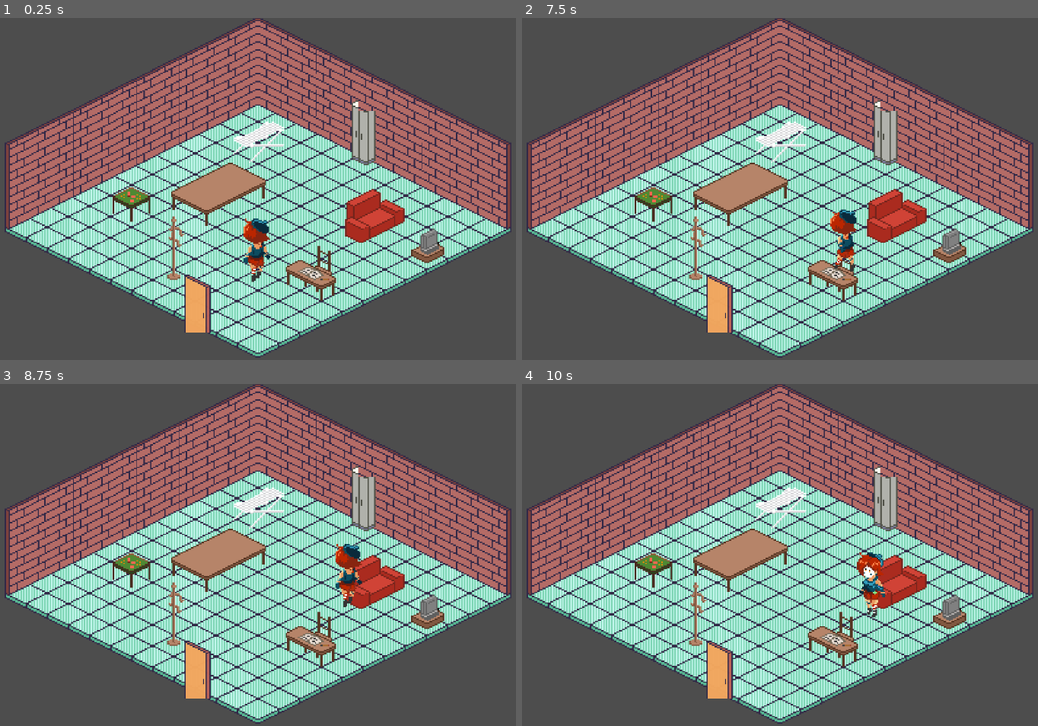
Above: before the commit, frames 1-4 (two rows, left to right).
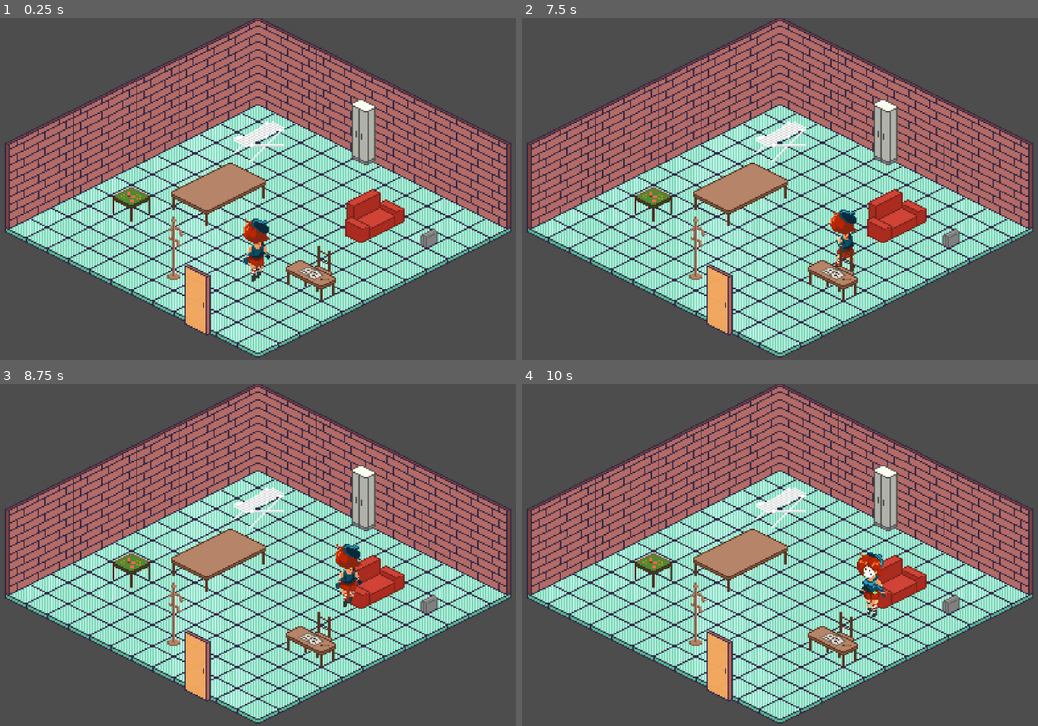
Above: after the commit, the same moments.

Repository: franco594/ProyectoTamaGame
Game: Godot game, scene res://Scenes/Mapa 1 - Entrada.tscn
Two runs of this game, one before a commit and one after it. Both use one fixed random seed, a clock stepped at 60 frames per second and the inputs below.
Inputs:
- Up to frame 1 (0.25 s): no input
- Up to frame 2 (7.5 s): tap Enter at 3.5 s
- Up to frame 3 (8.75 s): no input
- Up to frame 4 (10 s): no input

The runs differ from the first frame. In frame 1, 2.4% of the frame differs, in the area x 0-89%, y 23-93%; in frame 2, 2.5%; in frame 3, 2.4%; in frame 4, 2.4%.

Commit message:
Update Mapa 1 - Entrada.tscn

Diff:
--- a/tgp/Scenes/Mapa 1 - Entrada.tscn
+++ b/tgp/Scenes/Mapa 1 - Entrada.tscn
@@ -646,64 +646,84 @@
 
 [sub_resource type="TileSetAtlasSource" id="TileSetAtlasSource_ijpbq"]
 texture = ExtResource("1_kwa2v")
-texture_region_size = Vector2i(32, 64)
+texture_region_size = Vector2i(32, 80)
 8:0/0 = 0
 8:0/0/texture_origin = Vector2i(0, -8)
 8:0/0/z_index = 4
+8:0/0/custom_data_0 = true
 9:0/0 = 0
 9:0/0/texture_origin = Vector2i(0, -8)
 9:0/0/z_index = 4
+9:0/0/custom_data_0 = true
 10:0/0 = 0
 10:0/0/texture_origin = Vector2i(0, -8)
 10:0/0/z_index = 4
+10:0/0/custom_data_0 = true
 11:0/0 = 0
 11:0/0/texture_origin = Vector2i(0, -8)
 11:0/0/z_index = 4
+11:0/0/custom_data_0 = true
 12:0/0 = 0
 12:0/0/texture_origin = Vector2i(0, -8)
 12:0/0/z_index = 4
+12:0/0/custom_data_0 = true
 
 [sub_resource type="TileSetAtlasSource" id="TileSetAtlasSource_y4fso"]
 texture = ExtResource("3_iwsse")
 texture_region_size = Vector2i(32, 32)
 0:0/0 = 0
 0:0/0/z_index = 2
+0:0/0/custom_data_0 = true
 1:0/0 = 0
 1:0/0/z_index = 2
+1:0/0/custom_data_0 = true
 2:0/0 = 0
 2:0/0/z_index = 2
+2:0/0/custom_data_0 = true
 3:0/0 = 0
 3:0/0/z_index = 2
+3:0/0/custom_data_0 = true
 4:0/0 = 0
 4:0/0/z_index = 2
+4:0/0/custom_data_0 = true
 5:0/0 = 0
 5:0/0/z_index = 2
+5:0/0/custom_data_0 = true
 0:1/0 = 0
 0:1/0/z_index = 2
+0:1/0/custom_data_0 = true
 1:1/0 = 0
 1:1/0/z_index = 2
+1:1/0/custom_data_0 = true
 2:1/0 = 0
 2:1/0/z_index = 2
+2:1/0/custom_data_0 = true
 3:1/0 = 0
 3:1/0/z_index = 2
+3:1/0/custom_data_0 = true
 4:1/0 = 0
 4:1/0/z_index = 2
+4:1/0/custom_data_0 = true
 5:1/0 = 0
 5:1/0/z_index = 2
+5:1/0/custom_data_0 = true
 0:2/0 = 0
 0:2/0/z_index = 2
+0:2/0/custom_data_0 = true
 8:2/0 = 0
 8:2/0/z_index = 2
 10:2/0 = 0
 10:2/0/z_index = 2
 0:3/0 = 0
 0:3/0/z_index = 2
+0:3/0/custom_data_0 = true
 1:3/0 = 0
 1:3/0/z_index = 2
 2:3/0 = 0
 2:3/0/z_index = 2
 3:3/0 = 0
 3:3/0/z_index = 2
+3:3/0/custom_data_0 = true
 0:4/0 = 0
 0:4/0/z_index = 2
 0:5/0 = 0
@@ -738,10 +758,12 @@
 7:15/0 = 0
 1:2/0 = 0
 1:2/0/z_index = 2
+1:2/0/custom_data_0 = true
 3:2/0 = 0
 3:2/0/z_index = 2
 2:2/0 = 0
 2:2/0/z_index = 2
+2:2/0/custom_data_0 = true
 4:2/0 = 0
 4:2/0/z_index = 2
 5:2/0 = 0
@@ -758,14 +780,19 @@
 7:7/0/z_index = 2
 8:1/0 = 0
 8:1/0/z_index = 2
+8:1/0/custom_data_0 = true
 10:1/0 = 0
 10:1/0/z_index = 2
 12:5/0 = 0
 12:5/0/z_index = 2
 6:0/0 = 0
+6:0/0/custom_data_0 = true
 7:0/0 = 0
+7:0/0/custom_data_0 = true
 6:1/0 = 0
+6:1/0/custom_data_0 = true
 7:1/0 = 0
+7:1/0/custom_data_0 = true
 
 [sub_resource type="TileSetAtlasSource" id="TileSetAtlasSource_olpr5"]
 texture = ExtResource("4_be64l")
@@ -804,6 +831,7 @@
 0:2/0/custom_data_0 = true
 1:2/0 = 0
 1:2/0/z_index = 2
+1:2/0/custom_data_0 = true
 2:2/0 = 0
 2:2/0/z_index = 2
 3:2/0 = 0
@@ -839,6 +867,7 @@
 0:0/0/custom_data_0 = true
 3:0/0 = 0
 3:0/0/z_index = 2
+3:0/0/custom_data_0 = true
 0:1/0 = 0
 0:1/0/z_index = 2
 1:1/0 = 0
@@ -861,8 +890,10 @@
 3:3/0 = 0
 1:0/0 = 0
 1:0/0/z_index = 2
+1:0/0/custom_data_0 = true
 2:0/0 = 0
 2:0/0/z_index = 2
+2:0/0/custom_data_0 = true
 
 [sub_resource type="TileSetAtlasSource" id="TileSetAtlasSource_knt2e"]
 texture = ExtResource("6_2m5gc")
@@ -870,12 +901,16 @@
 9:0/0 = 0
 0:1/0 = 0
 0:1/0/z_index = 2
+0:1/0/custom_data_0 = true
 1:1/0 = 0
 1:1/0/z_index = 2
+1:1/0/custom_data_0 = true
 2:1/0 = 0
 2:1/0/z_index = 2
+2:1/0/custom_data_0 = true
 3:1/0 = 0
 3:1/0/z_index = 2
+3:1/0/custom_data_0 = true
 4:1/0 = 0
 4:1/0/z_index = 2
 5:1/0 = 0
@@ -922,6 +957,7 @@
 3:7/0 = 0
 0:0/0 = 0
 0:0/0/z_index = 2
+0:0/0/custom_data_0 = true
 1:0/0 = 0
 1:0/0/z_index = 2
 1:0/0/custom_data_0 = true
@@ -942,6 +978,7 @@
 texture_region_size = Vector2i(96, 64)
 0:0/0 = 0
 0:0/0/z_index = 2
+0:0/0/custom_data_0 = true
 1:0/0 = 0
 1:0/0/z_index = 2
 1:0/0/custom_data_0 = true
@@ -977,13 +1014,16 @@
 sources/0 = SubResource("TileSetAtlasSource_ijpbq")
 
 [node name="TileMapLayer" type="TileMapLayer"]
+y_sort_enabled = true
 tile_set = SubResource("TileSet_622qf")
 
 [node name="Piso" type="TileMapLayer" parent="."]
+y_sort_enabled = true
 tile_map_data = PackedByteArray("AAADAAIAAAACAAAAAAADAAEAAAACAAAAAAADAAAAAAACAAAAAAADAP//AAACAAAAAAADAP7/AAACAAAAAAADAP …(2224 unchanged characters)…
 tile_set = SubResource("TileSet_wghtv")
 
 [node name="Pared" type="TileMapLayer" parent="."]
+z_index = -1
 y_sort_enabled = true
 tile_map_data = PackedByteArray("AAADAAIAAAAAAAQAAAADAAEAAAAAAAQAAAADAAAAAAAAAAQAAAADAP//AAAAAAQAAAADAP7/AAAAAAQAAAADAP …(1024 unchanged characters)…
 tile_set = SubResource("TileSet_6kdt8")
@@ -1004,4 +1044,4 @@
 position = Vector2(199, 91)
 tile_node = NodePath("../Piso")
 block_layers = Array[NodePath]([NodePath("../Pared"), NodePath("../Objetos")])
-dynamic_block_neighborhood = 2
+dynamic_block_neighborhood = 3
